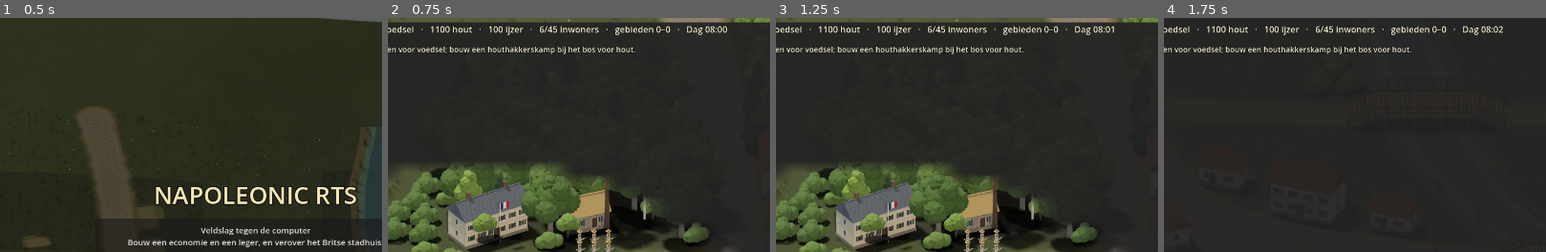
Above: before the commit, frames 1-4 (left to right).
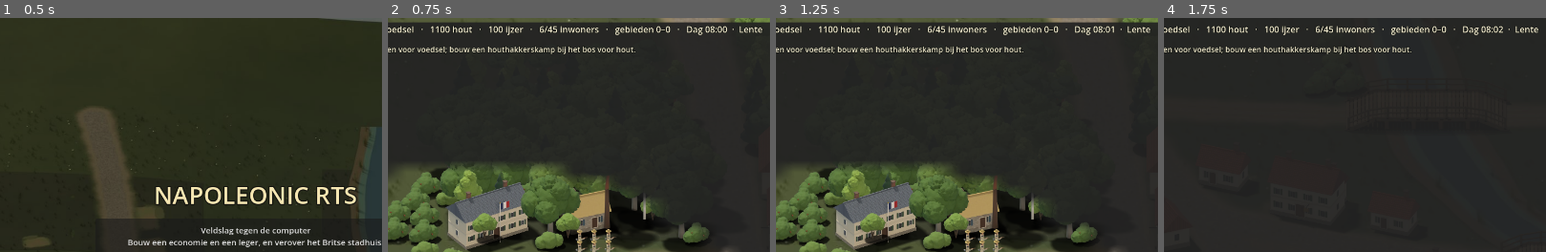
Above: after the commit, the same moments.

Repository: thomasgerritsen-code/-napoleonic-rts.
Game: Godot game, scene res://scenes/menu.tscn
Same seed, same stepped clock (60 frames per second), same inputs: the game is played once before the commit and once after it.
Inputs (mouse positions are % of the whole screen's width and height, from its top left):
- Up to frame 1 (0.5 s): no input
- Up to frame 2 (0.75 s): click "Veldslag tegen de computer Bo…" at 0.5 s
- Up to frame 3 (1.25 s): no input
- Up to frame 4 (1.75 s): tap Enter at 1.25 s; drag from (90, 17) to (60, 28) at 1.27 s
The pictures show only the part of the screen within x 16-66%, y 0-50%; the shares and areas given below are measured in that part.

Frame 1 is identical in both runs. In frame 2, 0.1% of the frame differs, in the area x 90-98%, y 3-7%; in frame 3, 0.1%; in frame 4, 0.1%.

Commit message:
Godot: weather and seasons
As in the web game: showers after clear spells (the first after about a
minute and three quarters), the ground soaking and drying, wet ground
slowing men and more so guns, damp powder making muskets misfire, rain
falling across the screen; the seasons turn every four minutes and colour
the trees. The top bar shows season and weather.

Co-Authored-By: Claude Opus 5.5 <noreply@anthropic.com>
Claude-Session: https://claude.ai/code/session_01JtYPWDhBYAE3XgwFqp4SE2

Diff:
--- a/godot/scripts/hud.gd
+++ b/godot/scripts/hud.gd
@@ -93,7 +93,8 @@
 	var e: Dictionary = battle.economy["france"]
 	_top.text = "NAPOLEONIC RTS   ·   %d voedsel   ·   %d hout   ·   %d ijzer   ·   %d/%d inwoners   ·   gebieden %d–%d   ·   %s" % [
 		e["food"], e["wood"], e["iron"], battle.pop_used("france"), battle.pop_cap("france"),
-		battle.territories_held("france"), battle.territories_held("britain"), DayNight.clock_text(battle.clock)]
+		battle.territories_held("france"), battle.territories_held("britain"),
+		DayNight.clock_text(battle.clock) + ("  ·  " + battle.weather.label() if battle.weather != null else "")]
 	_status.text = battle.status
 	_plan.text = "Britse bevelhebber: %s" % battle.ai.plan
 	_info.text = _describe()
--- a/godot/scripts/main.gd
+++ b/godot/scripts/main.gd
@@ -46,6 +46,7 @@
 var ai: BritishCommand
 var fog: Fog
 var woods := Woods.new()
+var weather: Weather
 var _woods_clock := 0.0
 var _units_layer: Node2D
 var _effects: Node2D
@@ -94,6 +95,9 @@
 	camera.focus(Iso.to_screen(home.world + Vector2(260, 60)) if home != null else Iso.to_screen(Iso.WORLD / 2.0))
 	if mode == "lab":
 		camera.focus(Iso.to_screen(Vector2(4900, 3100)))
+	weather = Weather.new()
+	weather.battle = self
+	add_child(weather)
 	var day := DayNight.new()
 	day.battle = self
 	add_child(day)
@@ -549,9 +553,21 @@
 			foe.hit(damage * randf_range(0.8, 1.4))
 
 
+## The season's colour on every tree and bush.
+func tint_trees(colour: Color) -> void:
+	for s in supplies:
+		if s.kind != "iron":
+			s.modulate = Color(colour, s.modulate.a)
+	woods.tint(colour)
+
+
 # ---- musketry and blows ----
 
 func _on_fired(u: Unit, target: Node2D) -> void:
+	if u.type == "infantry" and weather != null and weather.misfires():
+		# Damp powder: a flash in the pan and no shot.
+		_puff(u.muzzle(), 0.25, 1.2)
+		return
 	if u.type != "cavalry":
 		_puff(u.muzzle(), 1.3 if u.type == "artillery" else 0.55, 3.2 if u.type == "artillery" else 2.6)
 	if not is_foe(target, u.side):
--- a/godot/scripts/unit.gd
+++ b/godot/scripts/unit.gd
@@ -121,6 +121,8 @@
 			_path.pop_front()
 			return false
 		return true
+	if battle.weather != null:
+		pace *= battle.weather.pace(type)
 	world += way.limit_length(speed * pace * delta)
 	facing = way.angle()
 	state = State.MOVE
--- /dev/null
+++ b/godot/scripts/weather.gd
@@ -0,0 +1,98 @@
+class_name Weather
+extends CanvasLayer
+## The web game's weather: clear spells and showers (the first after about
+## a minute and three quarters). Rain soaks the ground over a minute and it
+## dries over four; wet ground slows men (guns more) and damp powder makes a
+## musket misfire now and then. The seasons turn every four minutes and
+## colour the trees: spring, summer, autumn, winter.
+
+const FIRST_RAIN := 105.0
+const RAIN := Vector2(65, 100)
+const DRY := Vector2(150, 240)
+const SOAK := 60.0
+const DRY_OUT := 240.0
+const MUD_SLOW := 0.18
+const MUD_SLOW_GUNS := 0.3
+const MISFIRE := 0.3
+const SEASON := 240.0
+const SEASONS := [["Lente", Color(1, 1, 1)], ["Zomer", Color(0.9, 1.0, 0.86)],
+	["Herfst", Color(1.18, 0.86, 0.58)], ["Winter", Color(0.86, 0.92, 1.05)]]
+
+var battle: Battle
+var raining := false
+var wetness := 0.0
+
+var _next := FIRST_RAIN
+var _rain: CPUParticles2D
+var _season := -1
+
+
+func _ready() -> void:
+	layer = 1
+	_rain = CPUParticles2D.new()
+	_rain.amount = 700
+	_rain.lifetime = 0.7
+	_rain.emitting = false
+	_rain.emission_shape = CPUParticles2D.EMISSION_SHAPE_RECTANGLE
+	_rain.direction = Vector2(-0.25, 1.0)
+	_rain.spread = 3.0
+	_rain.gravity = Vector2(-120, 900)
+	_rain.initial_velocity_min = 700.0
+	_rain.initial_velocity_max = 900.0
+	_rain.scale_amount_min = 1.0
+	_rain.scale_amount_max = 1.6
+	_rain.color = Color(0.78, 0.84, 0.95, 0.45)
+	var streak := GradientTexture2D.new()
+	streak.width = 2
+	streak.height = 14
+	var gradient := Gradient.new()
+	gradient.set_color(0, Color(1, 1, 1, 0))
+	gradient.set_color(1, Color(1, 1, 1, 1))
+	streak.gradient = gradient
+	streak.fill_to = Vector2(0, 1)
+	_rain.texture = streak
+	add_child(_rain)
+
+
+func label() -> String:
+	var season: String = SEASONS[_season_index()][0]
+	if raining:
+		return "%s · regen" % season
+	return season + (" · nat" if wetness > 0.3 else "")
+
+
+## How much slower a man of this type moves on today's ground.
+func pace(type: String) -> float:
+	return 1.0 - (MUD_SLOW_GUNS if type == "artillery" else MUD_SLOW) * wetness
+
+
+func misfires() -> bool:
+	return raining and randf() < MISFIRE * wetness
+
+
+func _season_index() -> int:
+	return int(battle.clock / SEASON) % 4 if battle != null else 0
+
+
+func _process(delta: float) -> void:
+	if battle == null:
+		return
+	var view := get_viewport().get_visible_rect().size
+	_rain.position = Vector2(view.x / 2.0 + 80.0, -20.0)
+	_rain.emission_rect_extents = Vector2(view.x / 2.0 + 160.0, 10.0)
+	_rain.emitting = raining
+	update(delta)
+
+
+func update(delta: float) -> void:
+	_next -= delta
+	if _next <= 0.0:
+		raining = not raining
+		_next = randf_range(RAIN.x, RAIN.y) if raining else randf_range(DRY.x, DRY.y)
+		if battle != null and raining:
+			battle.say("Het begint te regenen: modder vertraagt de mannen en natte lopen ketsen.")
+	wetness = clampf(wetness + (delta / SOAK if raining else -delta / DRY_OUT), 0.0, 1.0)
+	var season := _season_index()
+	if season != _season and battle != null:
+		_season = season
+		battle.tint_trees(SEASONS[season][1])
--- a/godot/scripts/woods.gd
+++ b/godot/scripts/woods.gd
@@ -14,6 +14,7 @@
 const LINK := 260.0
 
 var _trees: Array[Dictionary] = []     # {sprite, supply, fall_at, down}
+var _others: Array[Sprite2D] = []      # undergrowth and trees without wood
 
 
 static func pick(table: Array, r: float) -> String:
@@ -67,7 +68,9 @@
 	sprite.scale = Vector2.ONE * Iso.SPRITE_SCALE * size
 	sprite.position = Iso.to_screen(at)
 	layer.add_child(sprite)
-	if supply != null:
+	if supply == null:
+		_others.append(sprite)
+	else:
 		var tree := {"sprite": sprite, "supply": supply, "at": at, "fall_at": 0.0, "down": false}
 		_trees.append(tree)
 		if not groups.has(supply):
@@ -118,3 +121,10 @@
 			tween.tween_interval(0.7)
 			tween.tween_property(sprite, "modulate:a", 0.0, 0.9)
 			tween.tween_callback(sprite.hide)
+
+
+func tint(colour: Color) -> void:
+	for tree in _trees:
+		(tree["sprite"] as Sprite2D).self_modulate = colour
+	for sprite in _others:
+		sprite.self_modulate = colour
